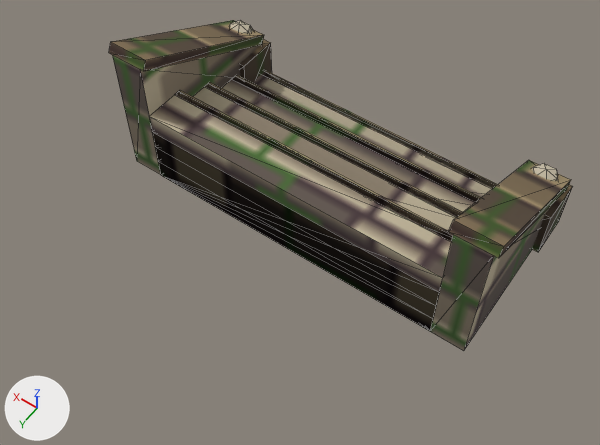
Renders of the glTF model games/hearthmoor/areas/forge/public/art/kit/scene_stair_yard.glb from each side of a commit.
The view is the same before and after, from a 50 mm camera at (-2.7, 4.36, 6.08) aimed at (-0.17, 0.83, 0.53). Every picture has the same lights, and +X, +Y and +Z are marked at lower left. The older version comes first. Mesh edges are drawn as thin lines. Vertices at exactly the same position are counted once.

In view in the first picture: 'scene_stair_yard'.
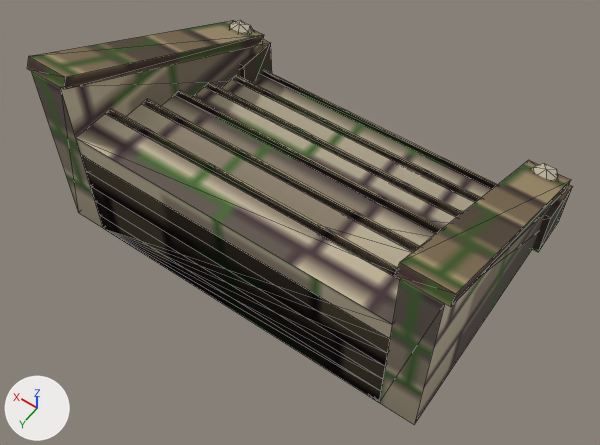
The newer file is also turned or shifted as a whole; pictures and numbers use the older file's frame.

Edits to the bpy script that builds the scene:
```text
Change me_scene_stair_yard:
    used by ob_scene_stair_yard; location = (0.0, 0.0, 0.0)
    remove me_scene_stair_yard.from_pydata(...)  # 144 vertices, 240 faces; spans x -1.88..1.88, y -0.92..0.8, z 0.0..1.44
    add me_scene_stair_yard.from_pydata(...)  # 172 vertices, 288 faces; spans x -1.88..1.88, y -0.92..1.6, z 0.0..1.84
    me_scene_stair_yard part 1: a new loose piece, a box spanning x -1.5..1.5, y 0.78..0.86, z 0.95..1.0, in mat_stone
    me_scene_stair_yard part 2: a new loose piece, a box spanning x -1.5..1.5, y 1.18..1.26, z 1.15..1.2, in mat_stone
    me_scene_stair_yard part 3
    13 vertices are removed from x -1.82..1.82, y 0.8, z 0.0..1.35
    58 faces are deleted
    9 vertices in x -1.86..1.86, y 0.76..0.8, z 1.35..1.44 move by (0.0, 0.8, 0.4)
    19 vertices are added at x -1.82..1.82, y 0.8..1.6, z 0.0..1.75
    6 new vertices lie (3.0, 0.0, 0.0) away from vertices in x -1.5, y 1.2..1.6, z 0.0..1.2
    82 new faces join them, mat_stone
    me_scene_stair_yard part 4: 18 kept faces spanning x -1.86..1.86, y -0.85..1.6, z 0.0..1.84 get new texture (UV) coordinates
    me_scene_stair_yard part 5: 149 kept faces spanning x -1.88..1.88, y -0.92..1.6, z 0.0..1.84 get new vertex colours
```

Boxes [x1, y1, x2, y2] around the edits, measured in the pictures (600 x 445 px; the box of a moved part takes in the faces that stretch with it):
'scene_stair_yard', reshaped (18% wider, 22% taller)
    before: [109, 20, 573, 351]
    after: [27, 20, 573, 424]
part 1 of me_scene_stair_yard, added
    after: [142, 99, 420, 252]
part 2 of me_scene_stair_yard, added
    after: [107, 108, 400, 279]
part 3 of me_scene_stair_yard, moved or reshaped
    before: [109, 42, 551, 351]
    after: [27, 44, 551, 424]
part 4 of me_scene_stair_yard, surface changed
    before: [112, 20, 571, 256]
    after: [29, 20, 571, 306]
part 5 of me_scene_stair_yard, recoloured
    before: [112, 20, 571, 256]
    after: [29, 20, 571, 306]
